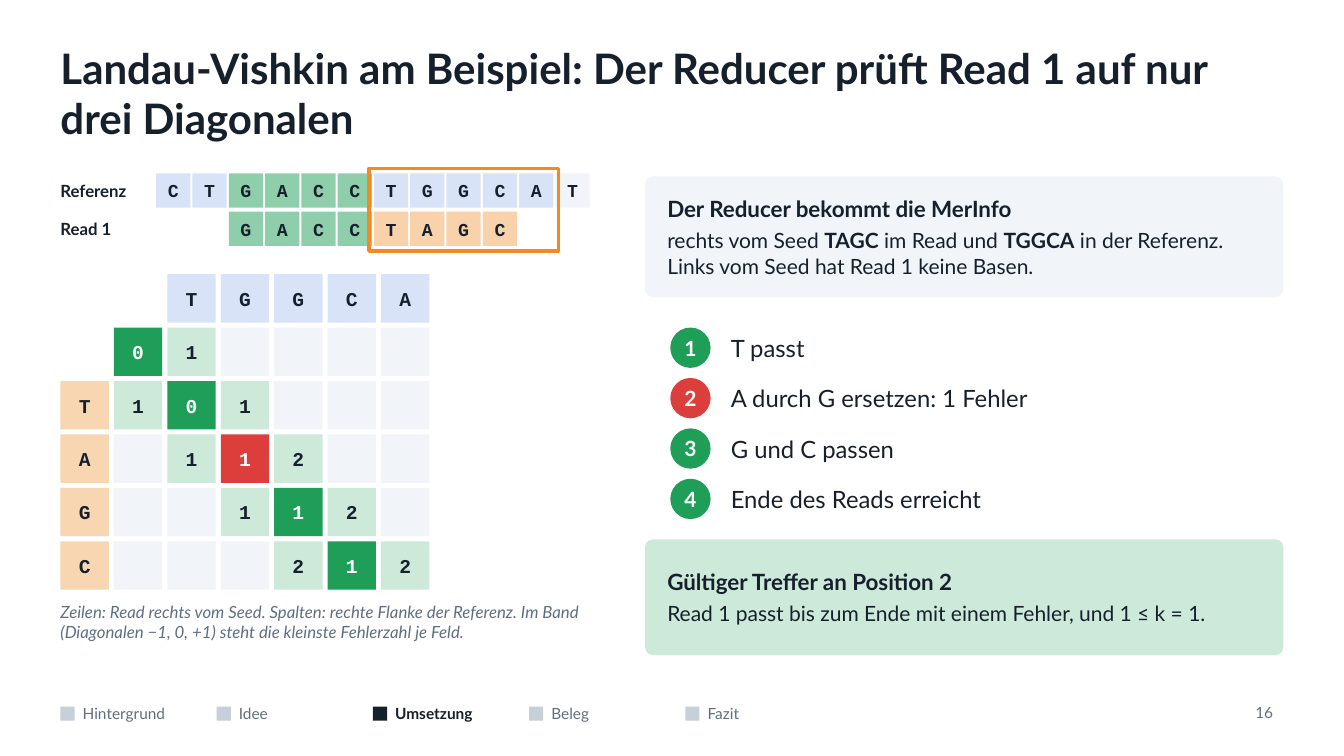
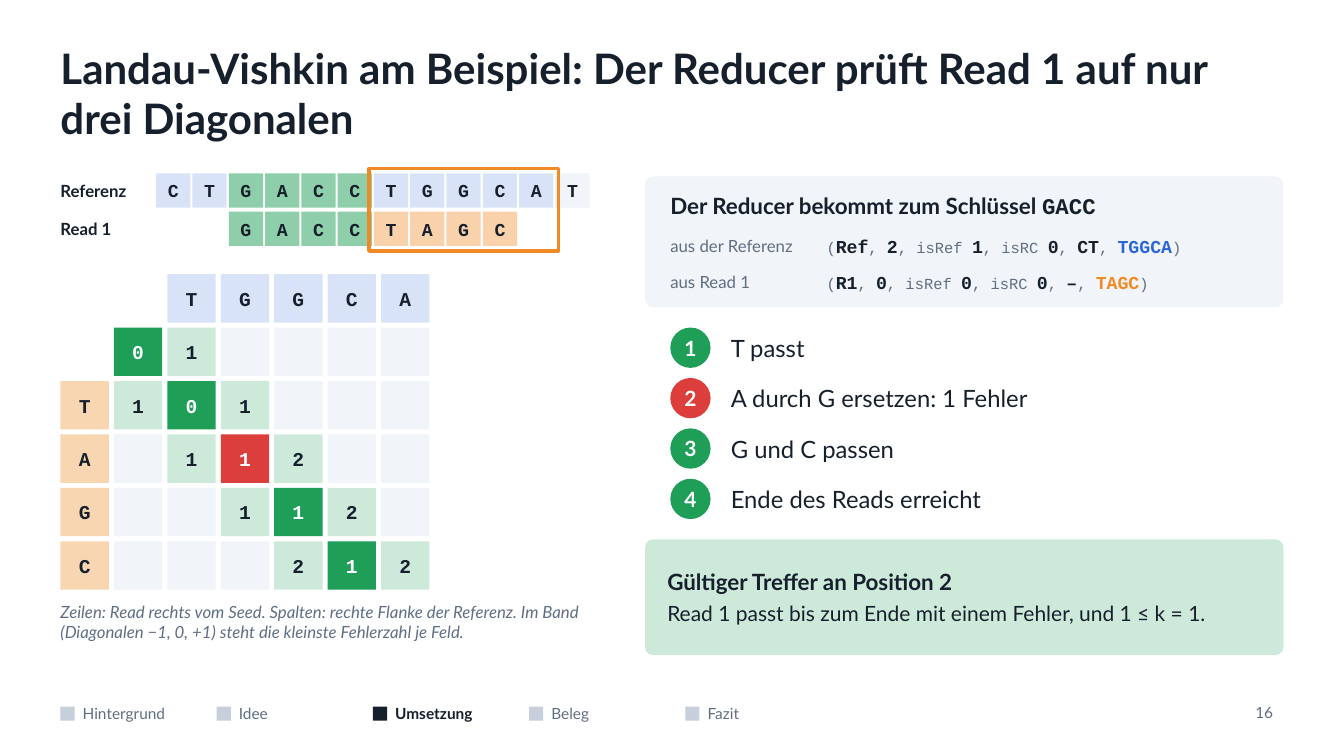
Before and after one commit to mawehl/BigData, a slide deck: slide 16 of CloudBurst_Vortrag.pptx. Drawn at 1344x756 pixels with LibreOffice and Linux fonts; fonts in the diff are those of the drawing. Boxes give left, top, right and bottom in pixels: in the first picture for what was removed or moved away, otherwise in the second. Text is boxed around its words. In the diff, an @@ line names an element or a change of style, - is before the commit and + after.

```diff
--- a/CloudBurst_Vortrag.pptx
+++ b/CloudBurst_Vortrag.pptx
@@ rounded rectangle resized from (x1=645, y1=176, x2=1284, y2=297) to (x1=645, y1=176, x2=1284, y2=308) @@
@@ rounded rectangle at (x1=645, y1=176, x2=1284, y2=308): proportions changed @@
@@ text added at (x1=670, y1=197, x2=1096, y2=215), 16 pt, text #16202C, bold @@
+Der Reducer bekommt zum Schlüssel GACC
@@ text removed at (x1=667, y1=232, x2=1223, y2=274) @@
-Der Reducer bekommt die MerInfo
-rechts vom Seed TAGC im Read und TGGCA in der Referenz. Links vom Seed hat Read 1 keine Basen.
@@ text added at (x1=670, y1=239, x2=793, y2=252), 12 pt, text #5F6E82 @@
+aus der Referenz
@@ text added at (x1=836, y1=240, x2=1172, y2=253), 11 pt, text #5F6E82 @@
+(Ref, 2, isRef 1, isRC 0, CT, TGGCA)
@@ text added at (x1=670, y1=275, x2=750, y2=288), 12 pt, text #5F6E82 @@
+aus Read 1
@@ text added at (x1=836, y1=277, x2=1140, y2=289), 11 pt, text #5F6E82 @@
+(R1, 0, isRef 0, isRC 0, –, TAGC)
```
Also in this commit, not shown: 4 other slides changed, 1 slide added, 1 other file.
